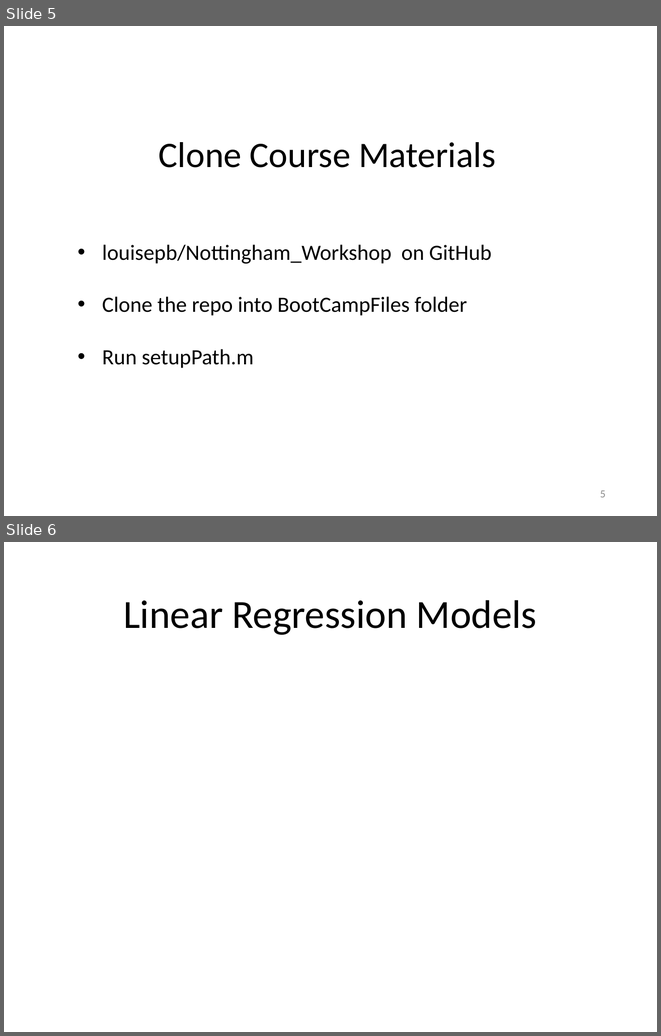
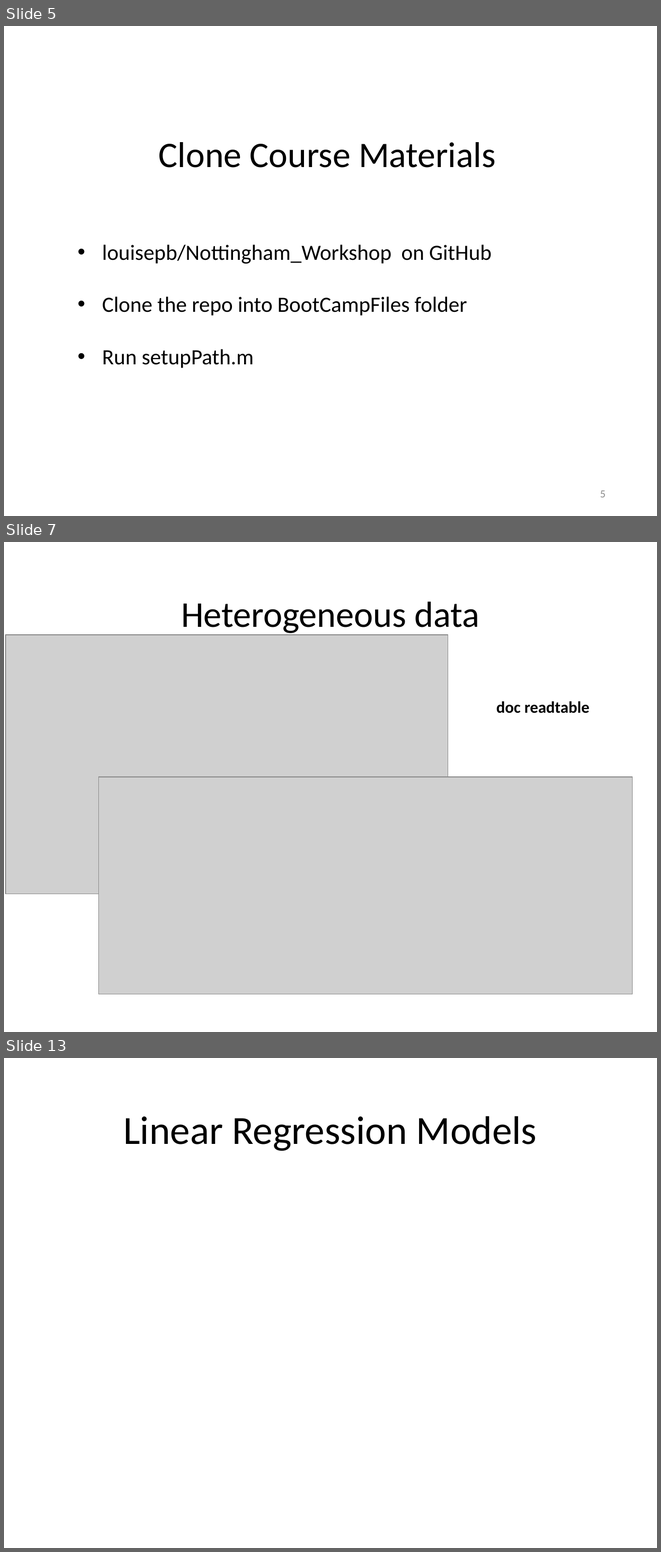
Before and after one commit to louisepb/Nottingham_Workshop, a slide deck: InstructorMaterials/Best Practices for Software Development using MATLAB.pptx. Shown one above the other, each under a label of ours: slides 5 and 6 before the commit, slides 5, 7 and 13 after it; the slides between them are not shown. The pictures are 661x1036 and 661x1552 pixels, drawn with LibreOffice and Linux fonts; fonts in the diff are those of the drawing; grey boxes stand for pictures. Boxes give left, top, right and bottom in pixels: in the first picture for what was removed or moved away, otherwise in the second. Text is boxed around its words. In the diff, an @@ line names an element or a change of style, - is before the commit and + after.

```diff
--- a/InstructorMaterials/Best Practices for Software Development using MATLAB.pptx
+++ b/InstructorMaterials/Best Practices for Software Development using MATLAB.pptx
@@ slide 7 added at box(4, 542, 657, 1032), background #FFFFFF @@
@@ title added at box(181, 601, 480, 635), 40 pt, text #000000 @@
+Heterogeneous data
@@ picture added at box(6, 635, 448, 894) @@
@@ text added at box(496, 701, 590, 713), 18 pt, text #000000, bold @@
+doc readtable
@@ picture added at box(99, 777, 633, 994) @@
@@ what was slide 6 is now slide 13 @@
```
Also in this commit, not shown: 6 other slides added, 3 other files.
